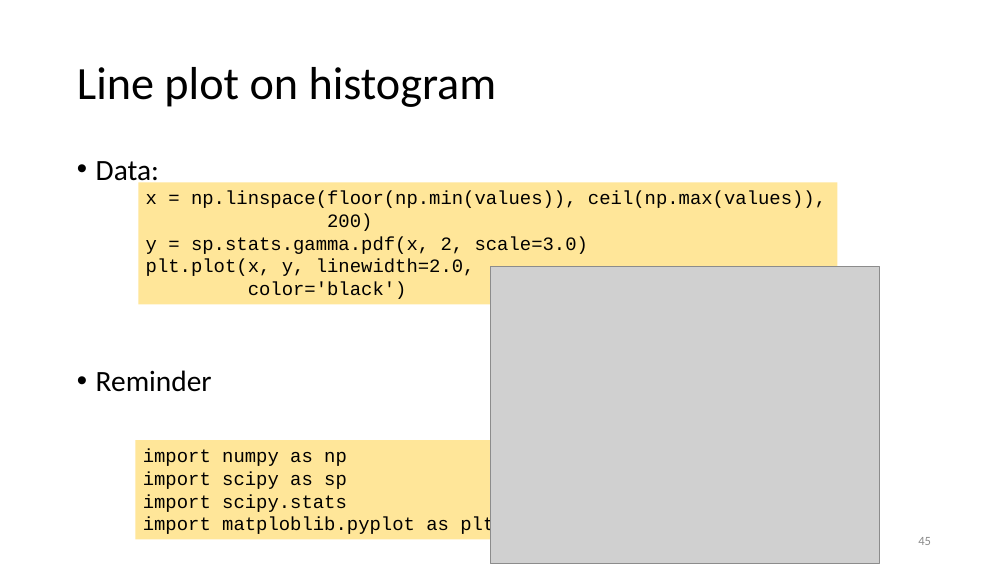
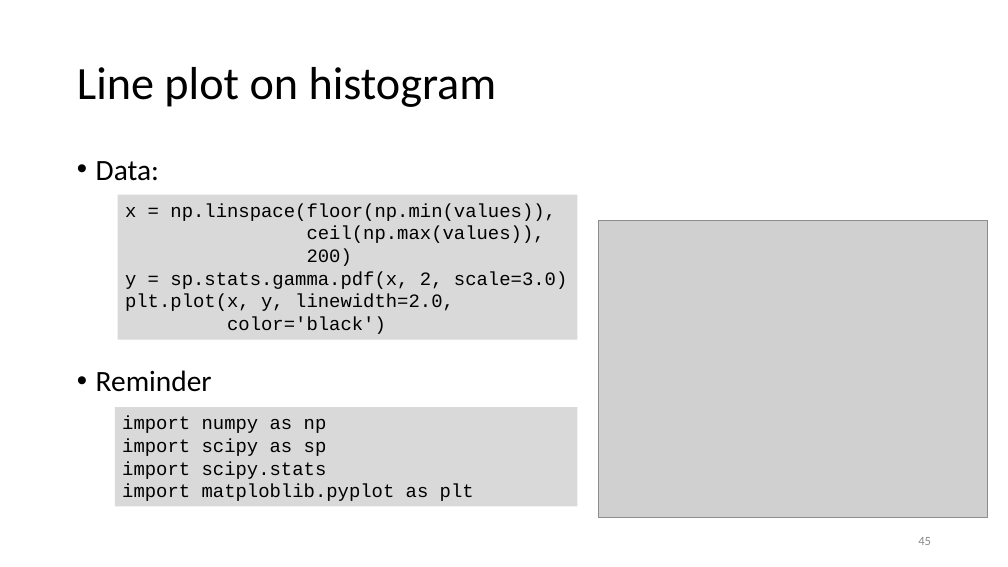
Before and after one commit to gjbex/Scientific-Python, a slide deck: slide 45 of scientific_python.pptx. Drawn at 1008x567 pixels with LibreOffice and Linux fonts; fonts in the diff are those of the drawing; grey boxes stand for pictures. Boxes give left, top, right and bottom in pixels: in the first picture for what was removed or moved away, otherwise in the second. Text is boxed around its words. In the diff, an @@ line names an element or a change of style, - is before the commit and + after.

Commit message:
Fix format of matplotlib section

```diff
--- a/scientific_python.pptx
+++ b/scientific_python.pptx
@@ rectangle "x = np.linspace(floor(np.min(values)), ceil(np.max(values))," at [118, 194, 578, 340]: fill #FFE699 to #D9D9D9 @@
@@ rectangle "x = np.linspace(floor(np.min(values)), ceil(np.max(values)),": place and size @@
-rectangle "x = np.linspace(floor(np.min(values)), ceil(np.max(values))," at [138, 182, 838, 305]
+rectangle "x = np.linspace(floor(np.min(values)), ceil(np.max(values))," at [118, 194, 578, 340]
@@ picture: place and size @@
-picture at [491, 267, 879, 563]
+picture at [598, 221, 987, 517]
@@ rectangle "import numpy as np": place and size @@
-rectangle "import numpy as np" at [135, 440, 504, 539]
+rectangle "import numpy as np" at [115, 408, 578, 507]
@@ rectangle "import numpy as np" at [115, 408, 578, 507]: fill #FFE699 to #D9D9D9 @@
```
Also in this commit, not shown: 9 other slides changed.
